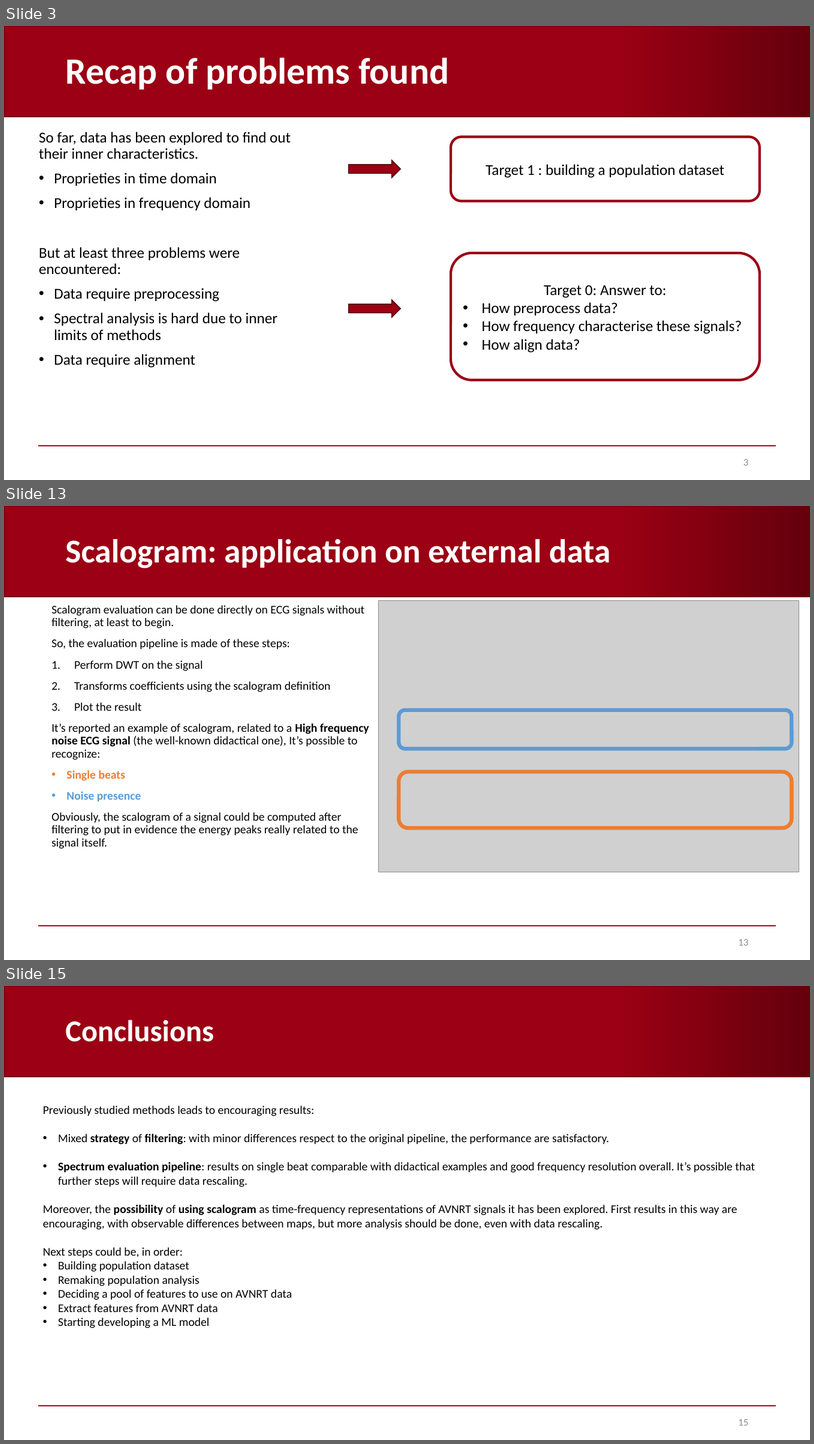
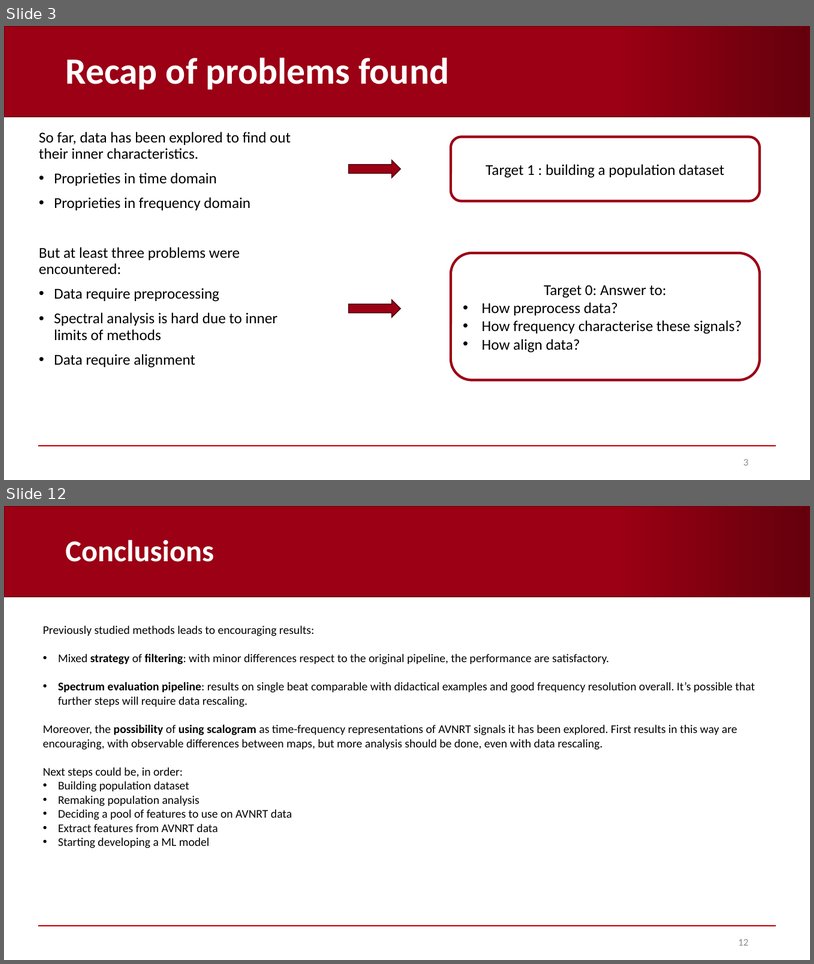
Before and after one commit to AndreaCorrado00/Tesi_magistrale_Corrado_Andrea, a slide deck: Documentation/4. Recap filters-spectrum-alignment .pptx. Shown one above the other, each under a label of ours: slides 3, 13 and 15 before the commit, slides 3 and 12 after it; the slides between them are not shown. The pictures are 814x1444 and 814x964 pixels, drawn with LibreOffice and Linux fonts; fonts in the diff are those of the drawing; grey boxes stand for pictures; background and template pictures are left out. Boxes give left, top, right and bottom in pixels: in the first picture for what was removed or moved away, otherwise in the second. Text is boxed around its words. In the diff, an @@ line names an element or a change of style, - is before the commit and + after.

```diff
--- a/Documentation/4. Recap filters-spectrum-alignment .pptx
+++ b/Documentation/4. Recap filters-spectrum-alignment .pptx
@@ slide 13 removed at box(4, 506, 810, 960), background #FFFFFF; not listed: 2 template elements that a slide beside it also shows @@
@@ title removed at box(65, 539, 611, 568) @@
-Scalogram: application on external data
@@ text removed at box(51, 605, 369, 849) @@
-Scalogram evaluation can be done directly on ECG signals without filtering, at least to begin.
-So, the evaluation pipeline is made of these steps:
-1. Perform DWT on the signal
-2. Transforms coefficients using the scalogram definition
-3. Plot the result
-It’s reported an example of scalogram, related to a High frequency noise ECG signal (the well-known didactical one), It’s possible to recognize:
-• Single beats
-• Noise presence
-Obviously, the scalogram of a signal could be computed after filtering to put in evidence the energy peaks really related to the signal itself.
@@ picture removed at box(379, 600, 800, 872) @@
@@ rounded rectangle removed at box(399, 710, 792, 748) @@
@@ rounded rectangle removed at box(399, 772, 792, 828) @@
@@ page number removed at box(738, 939, 749, 945) @@
-13
@@ what was slide 15 is now slide 12 @@
@@ page number at box(738, 939, 749, 945): text changed @@
-15
+12
```
Also in this commit, not shown: 3 slides changed, 5 slides added, 7 other slides removed, 7 other files.
